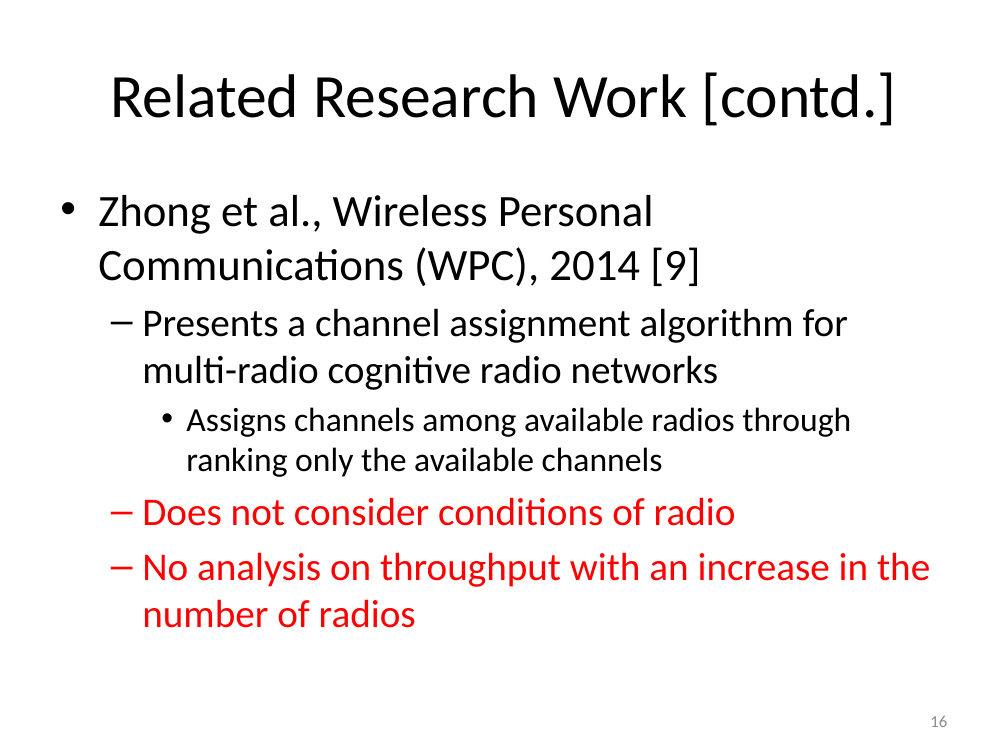
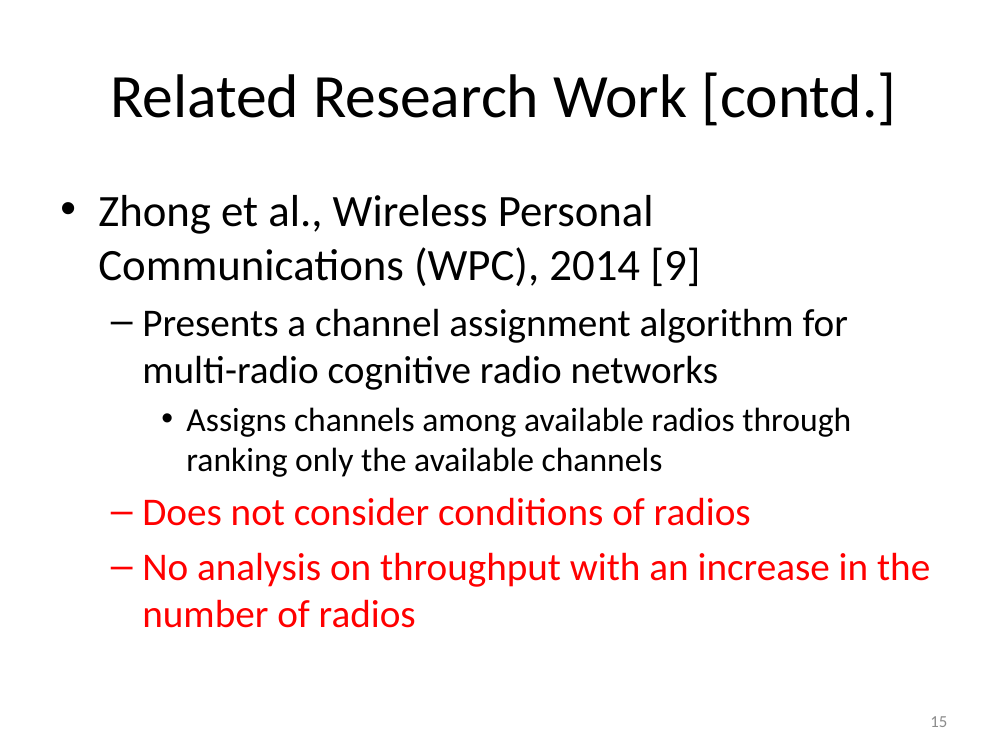
Before and after one commit to takhandipu/MSThesisPresentation, a slide deck: slide 15 of draft.pptx (slide 16 before the commit). Drawn at 1008x756 pixels with LibreOffice and Linux fonts; fonts in the diff are those of the drawing. Boxes give left, top, right and bottom in pixels: in the first picture for what was removed or moved away, otherwise in the second. Text is boxed around its words. In the diff, an @@ line names an element or a change of style, - is before the commit and + after.

```diff
--- a/draft.pptx
+++ b/draft.pptx
@@ text at [142, 497, 751, 526]: text changed @@
-  – Does not consider conditions of radio
+  – Does not consider conditions of radios
@@ page number at [930, 716, 947, 727]: text changed @@
-16
+15
```
Also in this commit, not shown: 17 other slides changed, 1 slide added, 1 other file.
